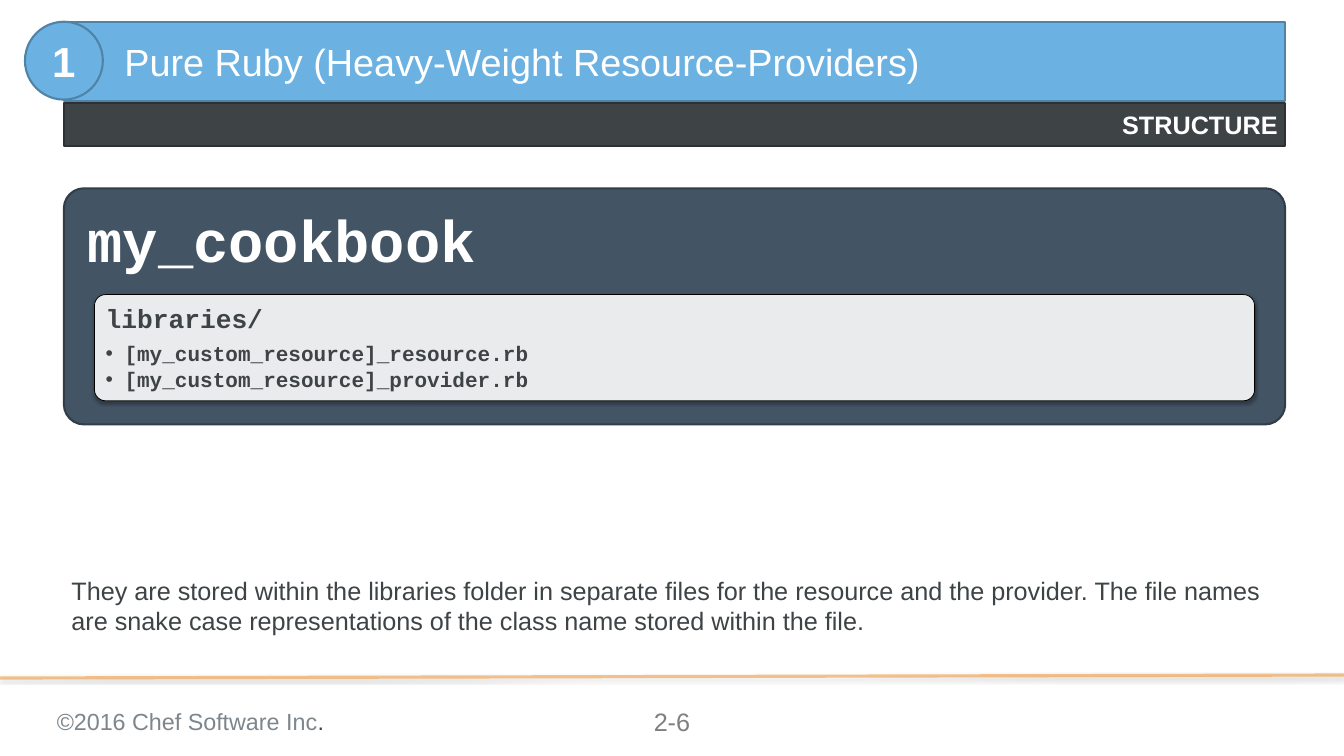
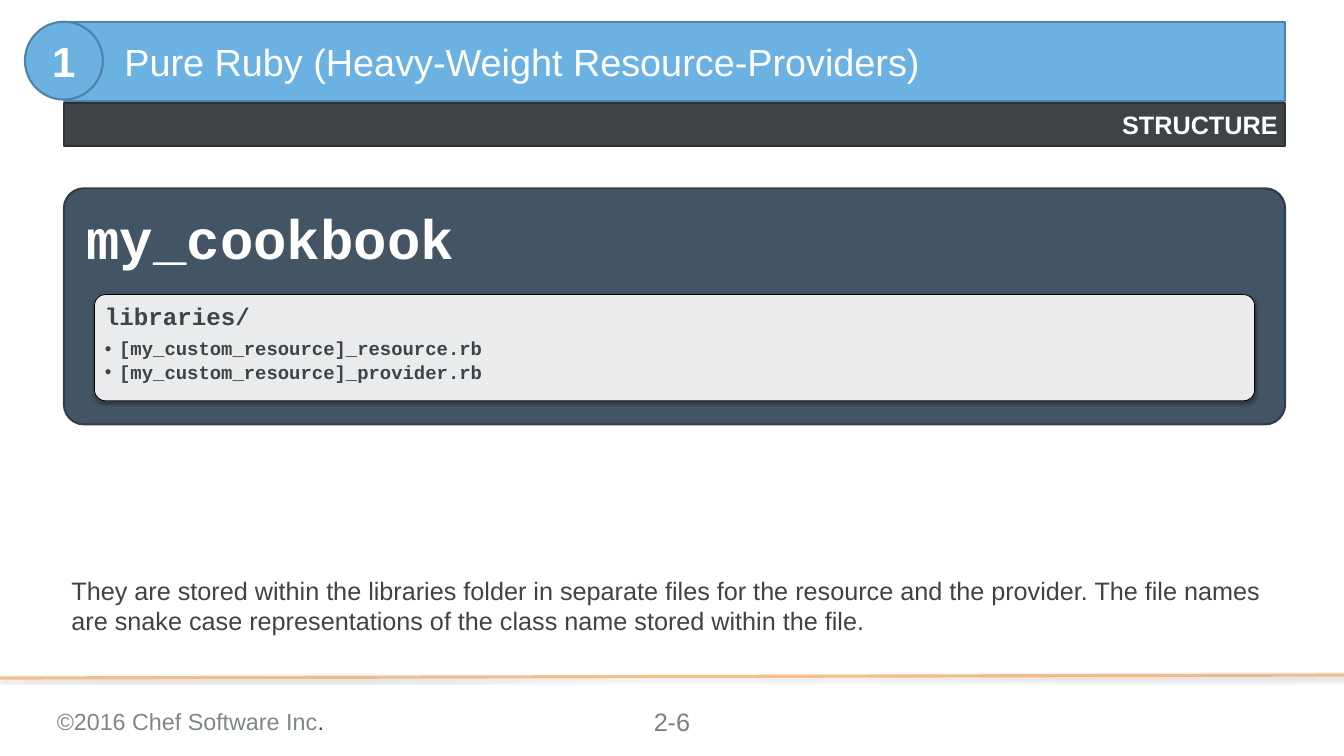
Before and after one commit to chef-training/extending_cookbooks, a slide deck: slide 6 of 02-approaches_to_extending_resources.pptx. Drawn at 1344x756 pixels with LibreOffice and Linux fonts; fonts in the diff are those of the drawing; background and template pictures are left out. Boxes give left, top, right and bottom in pixels: in the first picture for what was removed or moved away, otherwise in the second. Text is boxed around its words. In the diff, an @@ line names an element or a change of style, - is before the commit and + after.

```diff
--- a/02-approaches_to_extending_resources.pptx
+++ b/02-approaches_to_extending_resources.pptx
@@ text "my_cookbook" at (86,219,453,271): size 56 to 53 pt; less space between paragraphs @@
@@ text "libraries/" at (105,308,482,383): size 25 to 23 pt in "libraries/"; size 20 to 18 pt in "[my_custom_resource]_resource.rb", "[my_custom_resource]_provider.rb"; indent changed @@
```
Also in this commit, not shown: 5 other slides changed, 3 slides added.
